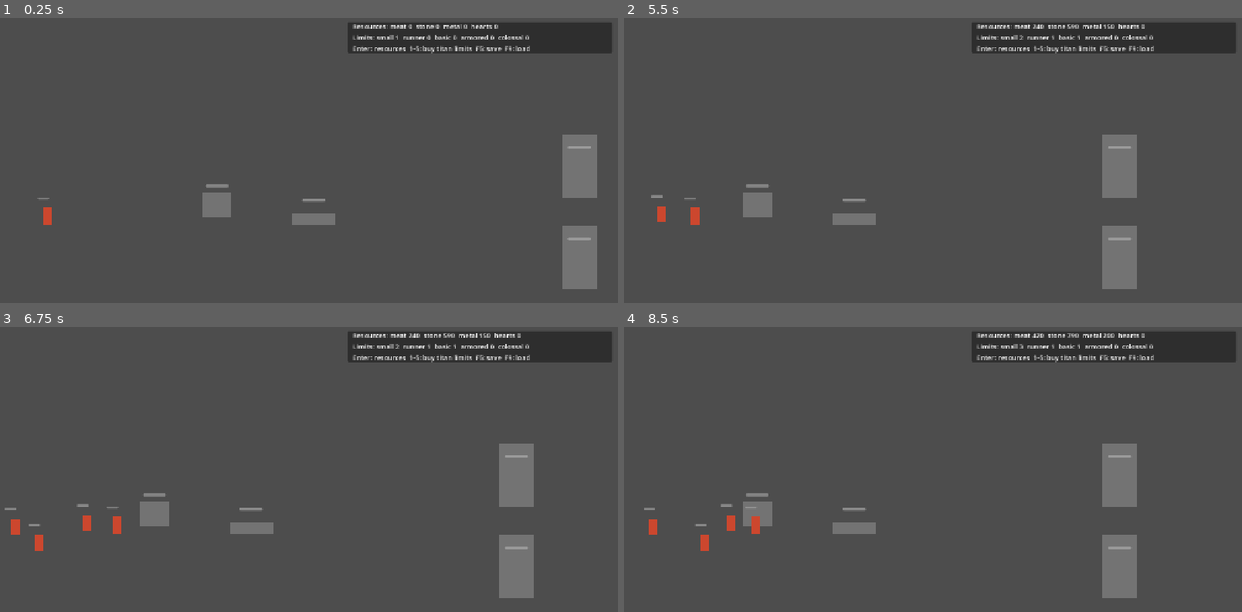
Above: before the commit, frames 1-4 (two rows, left to right).
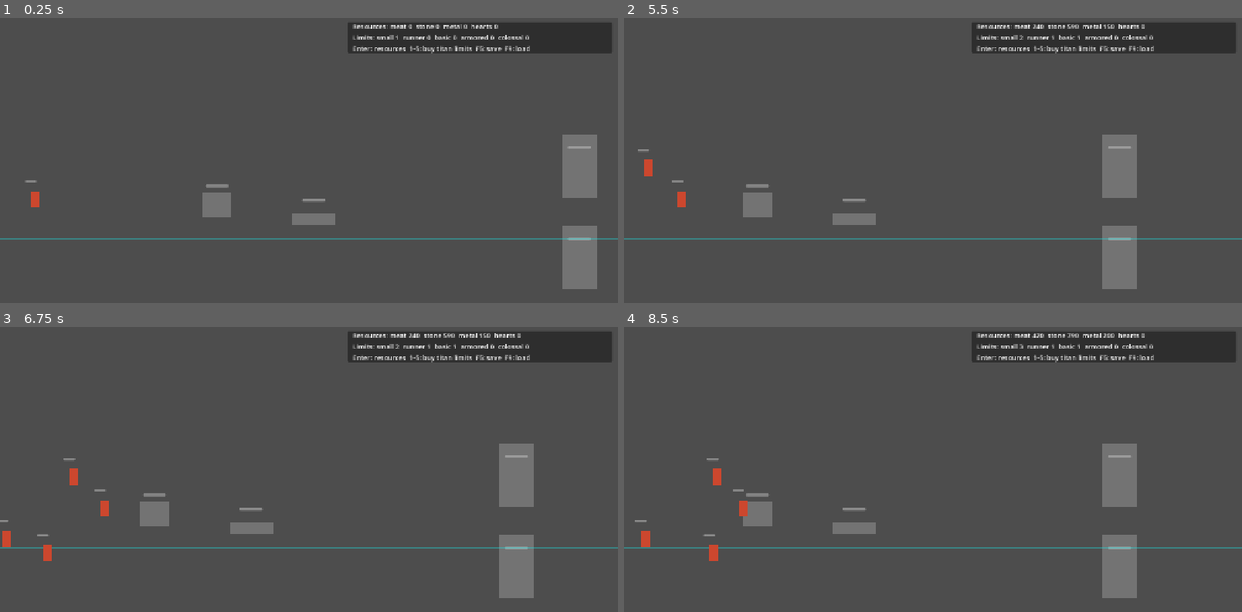
Above: after the commit, the same moments.

Repository: Fearawl/titan-inc
Game: Godot game, scene res://world/city/city_scene.tscn
Same seed, same stepped clock (60 frames per second), same inputs: the game is played once before the commit and once after it.
Inputs (mouse positions are in pixels of both pictures, inside the frame that each line leads up to):
- Up to frame 1 (0.25 s): no input
- Up to frame 2 (5.5 s): tap Enter (ui_accept) at 0.5, 0.77, 2, 3.5, 3.77, 5 s; move the mouse to (1068, 171) at 0.52 s; hold Right (ui_right) 0.53-1.25 s; tap 1 at 0.6 s; click (1068, 171) at 0.67 s; drag from (809, 208) to (902, 260) at 1.27 s; move the mouse to (994, 114) at 2.02 s; hold Right (ui_right) 2.03-2.75 s; tap 3 at 2.1 s; drag from (902, 260) to (747, 137) at 2.77 s; move the mouse to (1118, 243) at 3.52 s; hold Left (ui_left) 3.53-4.25 s; tap 5 at 3.6 s; drag from (747, 137) to (840, 103) at 4.27 s; move the mouse to (963, 189) at 5.02 s; hold Left (ui_left) from 5.03 s (still down); tap 2 at 5.1 s; click (963, 189) at 5.17 s
- Up to frame 3 (6.75 s): release Left (ui_left) at 5.75 s; drag from (216, 412) to (185, 517) at 5.77 s; move the mouse to (444, 480) at 6.52 s; hold Right (ui_right) from 6.53 s (still down); tap 4 at 6.6 s
- Up to frame 4 (8.5 s): tap Enter (ui_accept) at 6.77, 8 s; release Right (ui_right) at 7.25 s; drag from (809, 517) to (902, 569) at 7.27 s; move the mouse to (994, 423) at 8.02 s; hold Left (ui_left) from 8.03 s (still down); tap 1 at 8.1 s

The runs differ from the first frame. In frame 1, 0.7% of the frame differs, in the area x 0-100%, y 56-78%; in frame 2, 0.9%; in frame 3, 1.3%; in frame 4, 1.3%, in the area x 0-100%, y 46-83%.

Commit message:
feat: add battle lane titan spawning

Diff:
--- a/systems/spawning/titan_spawn_coordinator.gd
+++ b/systems/spawning/titan_spawn_coordinator.gd
@@ -3,6 +3,7 @@
 
 @export var registry_path: NodePath
 @export var catalog_path: NodePath
+@export var battle_lane_path: NodePath
 @export var titan_scene: PackedScene
 @export var spawn_origin := Vector2(80.0, 420.0)
 @export var target_x := 2200.0
@@ -11,6 +12,7 @@
 
 @onready var registry: BattleRegistry = get_node_or_null(registry_path) as BattleRegistry
 @onready var catalog: ContentCatalog = get_node_or_null(catalog_path) as ContentCatalog
+@onready var battle_lane: BattleLane = get_node_or_null(battle_lane_path) as BattleLane
 
 func _process(delta: float) -> void:
 	if registry == null or catalog == null or titan_scene == null:
@@ -37,10 +39,15 @@
 	if unit == null:
 		return
 	add_child(unit)
-	unit.global_position = spawn_origin + Vector2(0.0, randf_range(-28.0, 28.0))
+	unit.global_position = _next_spawn_position()
 	unit.configure_titan(titan_type, target_x)
 	registry.register_titan(unit)
 	_cooldowns[titan_type.id] = maxf(titan_type.spawn_cooldown, 0.05)
+
+func _next_spawn_position() -> Vector2:
+	if battle_lane != null:
+		return battle_lane.random_titan_spawn_position()
+	return spawn_origin + Vector2(randf_range(-24.0, 24.0), randf_range(-28.0, 28.0))
 
 func _alive_count(titan_id: StringName) -> int:
 	var count := 0
--- /dev/null
+++ b/world/battlefield/battle_lane.gd
@@ -0,0 +1,22 @@
+extends Node2D
+class_name BattleLane
+
+@export var lane_rect := Rect2(Vector2(0.0, 230.0), Vector2(2300.0, 230.0))
+@export var titan_spawn_x := 80.0
+@export var titan_spawn_x_variance := 24.0
+@export var debug_visible := true
+@export var debug_color := Color(0.1, 0.9, 0.9, 0.35)
+
+# Uses the user-approved yellow combat band from the reference screenshot.
+func random_titan_spawn_position() -> Vector2:
+	var x := titan_spawn_x + randf_range(-titan_spawn_x_variance, titan_spawn_x_variance)
+	var y := randf_range(lane_rect.position.y, lane_rect.position.y + lane_rect.size.y)
+	return Vector2(x, y)
+
+func clamp_to_lane_y(position: Vector2) -> Vector2:
+	return Vector2(position.x, clampf(position.y, lane_rect.position.y, lane_rect.position.y + lane_rect.size.y))
+
+func _draw() -> void:
+	if not debug_visible:
+		return
+	draw_rect(lane_rect, debug_color, false, 2.0)
--- a/world/city/city_scene.tscn
+++ b/world/city/city_scene.tscn
@@ -13,6 +13,7 @@
 [ext_resource type="PackedScene" path="res://actors/repair_worker/repair_worker.tscn" id="11_worker"]
 [ext_resource type="Script" path="res://systems/camera/horizontal_camera_controller.gd" id="12_camera"]
 [ext_resource type="PackedScene" path="res://ui/debug/debug_hud.tscn" id="13_hud"]
+[ext_resource type="Script" path="res://world/battlefield/battle_lane.gd" id="14_battle_lane"]
 
 [node name="CityScene" type="Node2D"]
 script = ExtResource("1_city")
@@ -30,10 +31,18 @@
 
 [node name="Structures" type="Node2D" parent="."]
 
+[node name="BattleLane" type="Node2D" parent="."]
+script = ExtResource("14_battle_lane")
+lane_rect = Rect2(0, 230, 2300, 230)
+titan_spawn_x = 80.0
+titan_spawn_x_variance = 30.0
+debug_visible = true
+
 [node name="TitanSpawnCoordinator" type="Node" parent="."]
 script = ExtResource("6_titan_spawn")
 registry_path = NodePath("../BattleRegistry")
 catalog_path = NodePath("../ContentCatalog")
+battle_lane_path = NodePath("../BattleLane")
 titan_scene = ExtResource("7_titan")
 spawn_origin = Vector2(80, 420)
 target_x = 2200.0
